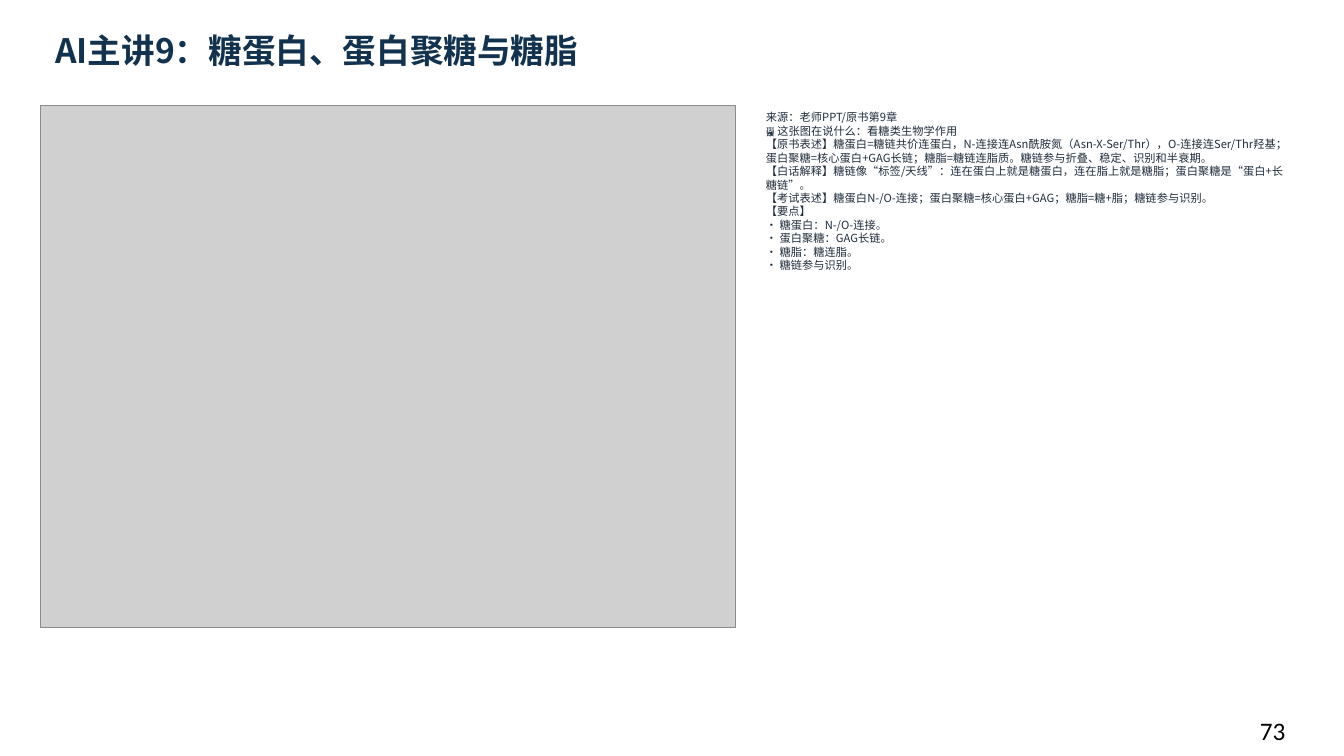
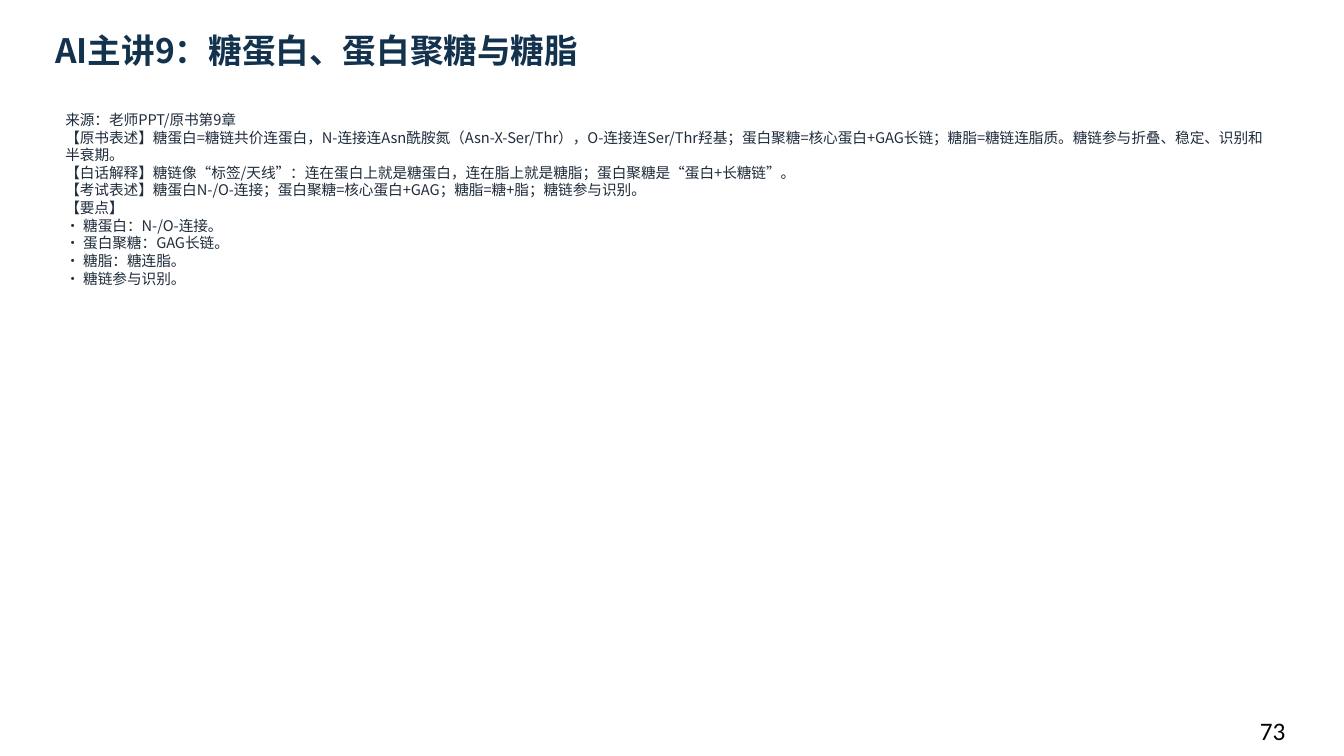
Before and after one commit to newkan-li/Biochemistry, a slide deck: slide 73 of downloads/bc09-ai-style.pptx. Drawn at 1344x756 pixels with LibreOffice and Linux fonts; fonts in the diff are those of the drawing; grey boxes stand for pictures. Boxes give left, top, right and bottom in pixels: in the first picture for what was removed or moved away, otherwise in the second. Text is boxed around its words. In the diff, an @@ line names an element or a change of style, - is before the commit and + after.

```diff
--- a/downloads/bc09-ai-style.pptx
+++ b/downloads/bc09-ai-style.pptx
@@ picture removed at (40,106,736,627) @@
@@ text at (65,112,1263,285): text changed; size 8 to 10.5 pt @@
-来源：老师PPT/原书第9章
-🖼 这张图在说什么：看糖类生物学作用
-【原书表述】糖蛋白=糖链共价连蛋白，N-连接连Asn酰胺氮（Asn-X-Ser/Thr），O-连接连Ser/Thr羟基；蛋白聚糖=核心蛋白+GAG长链；糖脂=糖链连脂质。糖链参与折叠、稳定、识别和半衰期。
-【白话解释】糖链像“标签/天线”：连在蛋白上就是糖蛋白，连在脂上就是糖脂；蛋白聚糖是“蛋白+长糖链”。
-【考试表述】糖蛋白N-/O-连接；蛋白聚糖=核心蛋白+GAG；糖脂=糖+脂；糖链参与识别。
-【要点】
-• 糖蛋白：N-/O-连接。
-• 蛋白聚糖：GAG长链。
-• 糖脂：糖连脂。
-• 糖链参与识别。
+来源：老师PPT/原书第9章
+【原书表述】糖蛋白=糖链共价连蛋白，N-连接连Asn酰胺氮（Asn-X-Ser/Thr），O-连接连Ser/Thr羟基；蛋白聚糖=核心蛋白+GAG长链；糖脂=糖链连脂质。糖链参与折叠、稳定、识别和半衰期。
+【白话解释】糖链像“标签/天线”：连在蛋白上就是糖蛋白，连在脂上就是糖脂；蛋白聚糖是“蛋白+长糖链”。
+【考试表述】糖蛋白N-/O-连接；蛋白聚糖=核心蛋白+GAG；糖脂=糖+脂；糖链参与识别。
+【要点】
+• 糖蛋白：N-/O-连接。
+• 蛋白聚糖：GAG长链。
+• 糖脂：糖连脂。
+• 糖链参与识别。
```
Also in this commit, not shown: 15 other slides changed, 15 other files.
